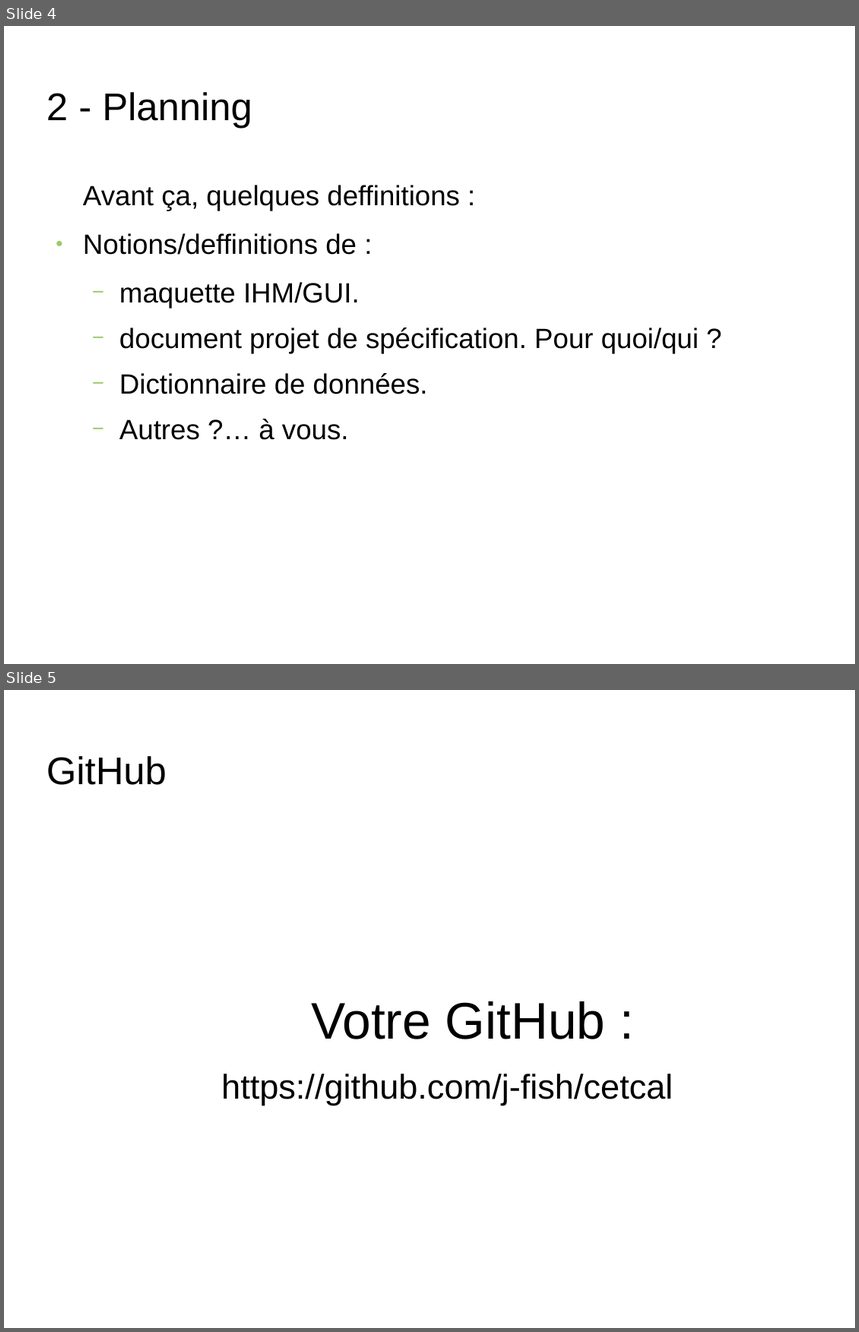
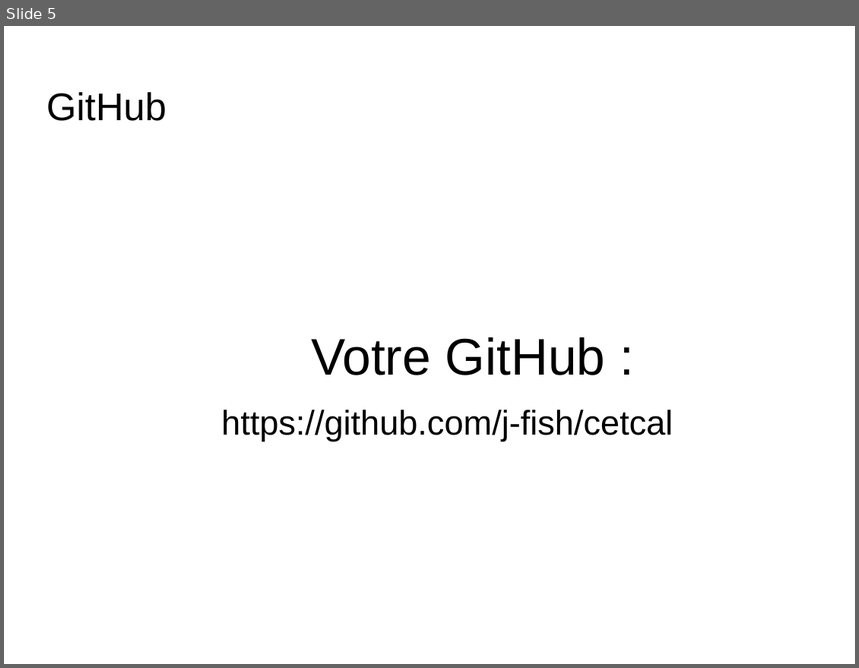
Before and after one commit to PaulBisserier/cetcal, a slide deck: qualification/présentations/16juin2020.odp. Shown one above the other, each under a label of ours: slides 4 and 5 before the commit, slide 5 after it. The pictures are 859x1332 and 859x668 pixels, drawn with LibreOffice and Linux fonts; fonts in the diff are those of the drawing; background and template pictures are left out. Boxes give left, top, right and bottom in pixels: in the first picture for what was removed or moved away, otherwise in the second. Text is boxed around its words. In the diff, an @@ line names an element or a change of style, - is before the commit and + after.

Commit message:
V4 questionnaire : docs projets.

```diff
--- a/qualification/présentations/16juin2020.odp
+++ b/qualification/présentations/16juin2020.odp
@@ slide 4 removed at box(4, 26, 855, 664), background picture (left out) @@
@@ title removed at box(47, 92, 253, 128) @@
-2 - Planning
@@ text removed at box(83, 185, 699, 440) @@
-Avant ça, quelques deffinitions :
-● Notions/deffinitions de :
-  − maquette IHM/GUI.
-  − document projet de spécification. Pour quoi/qui ?
-  − Dictionnaire de données.
-  − Autres ?… à vous.
```
Also in this commit, not shown: 2 slides changed, 2 slides added, 4 other files.
